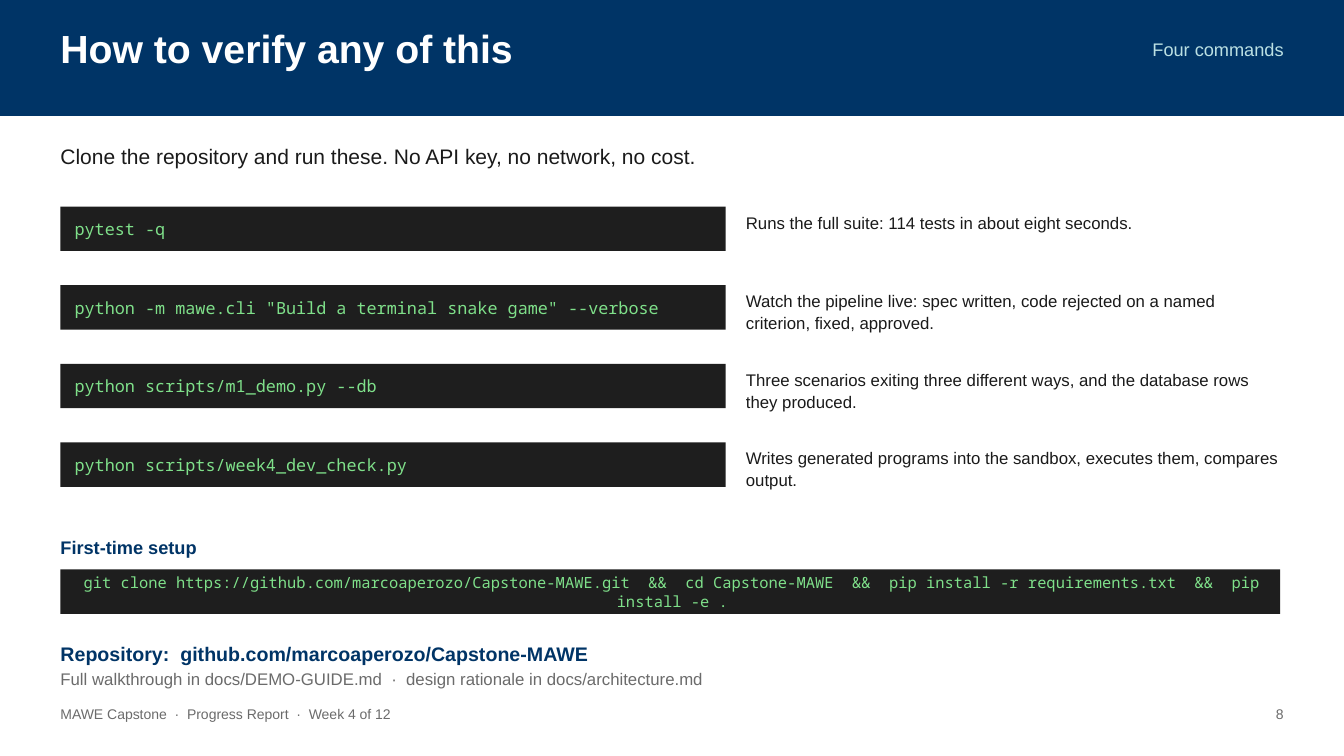
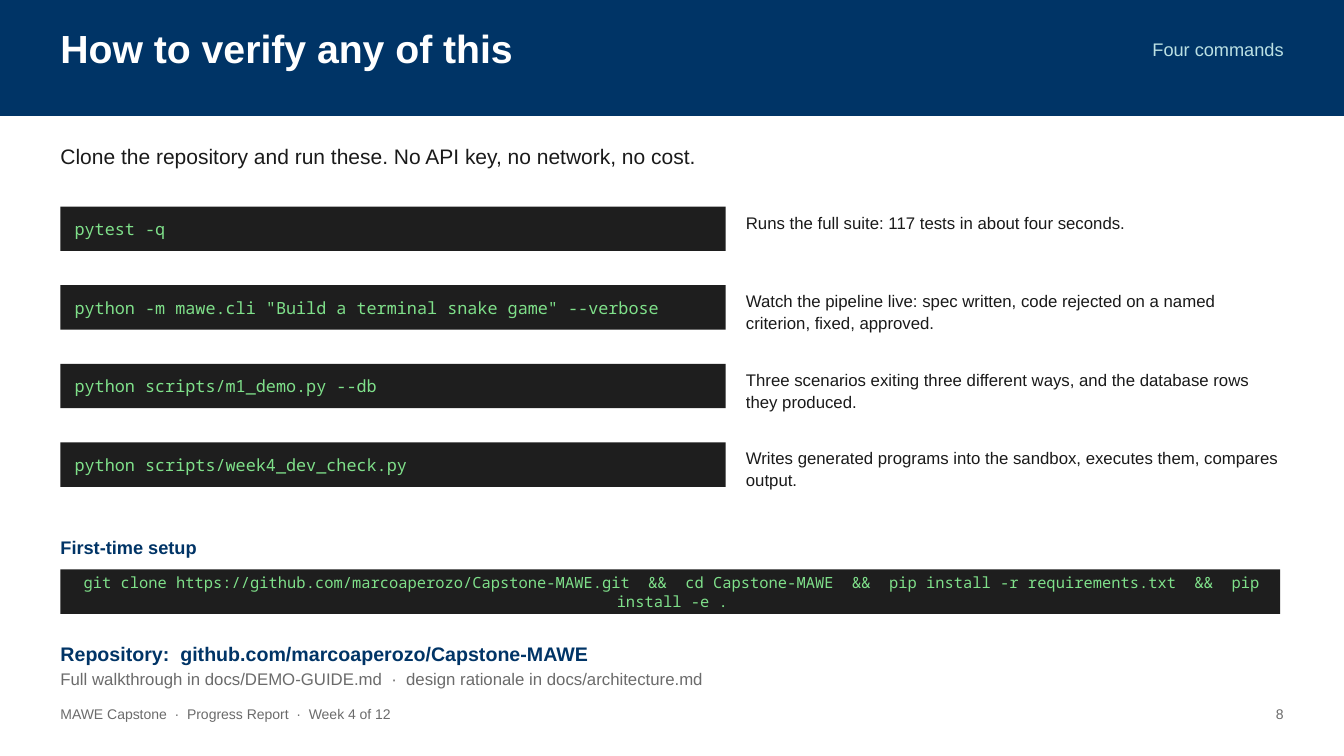
Before and after one commit to marcoaperozo/Capstone-MAWE, a slide deck: slide 8 of docs/reports/WEEK4-PROGRESS-REPORT.pptx. Drawn at 1344x756 pixels with LibreOffice and Linux fonts; fonts in the diff are those of the drawing. Boxes give left, top, right and bottom in pixels: in the first picture for what was removed or moved away, otherwise in the second. Text is boxed around its words. In the diff, an @@ line names an element or a change of style, - is before the commit and + after.

Commit message:
Update the reported test count to 117 across the deck and docs
The schema-collision fix added three regression tests. The progress deck,
README and demo guide still quoted 114.

```diff
--- a/docs/reports/WEEK4-PROGRESS-REPORT.pptx
+++ b/docs/reports/WEEK4-PROGRESS-REPORT.pptx
@@ text at bbox=[746, 217, 1125, 229]: text changed @@
-Runs the full suite: 114 tests in about eight seconds.
+Runs the full suite: 117 tests in about four seconds.
```
Also in this commit, not shown: 3 other slides changed, 3 other files.
